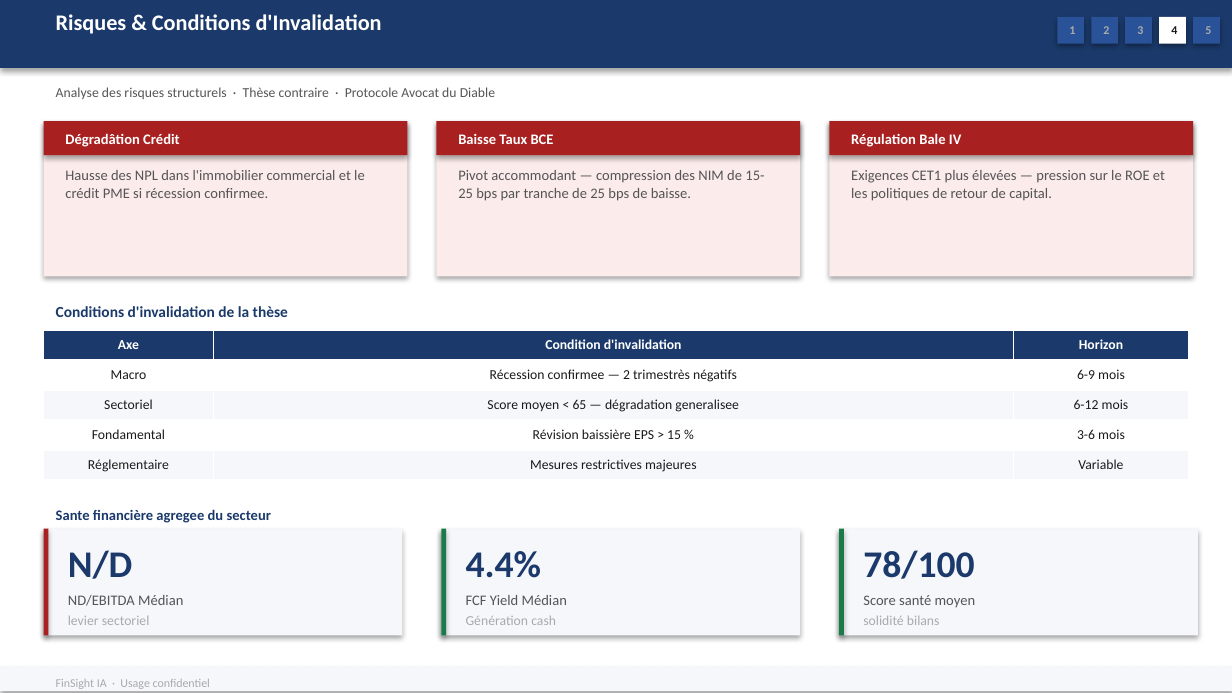
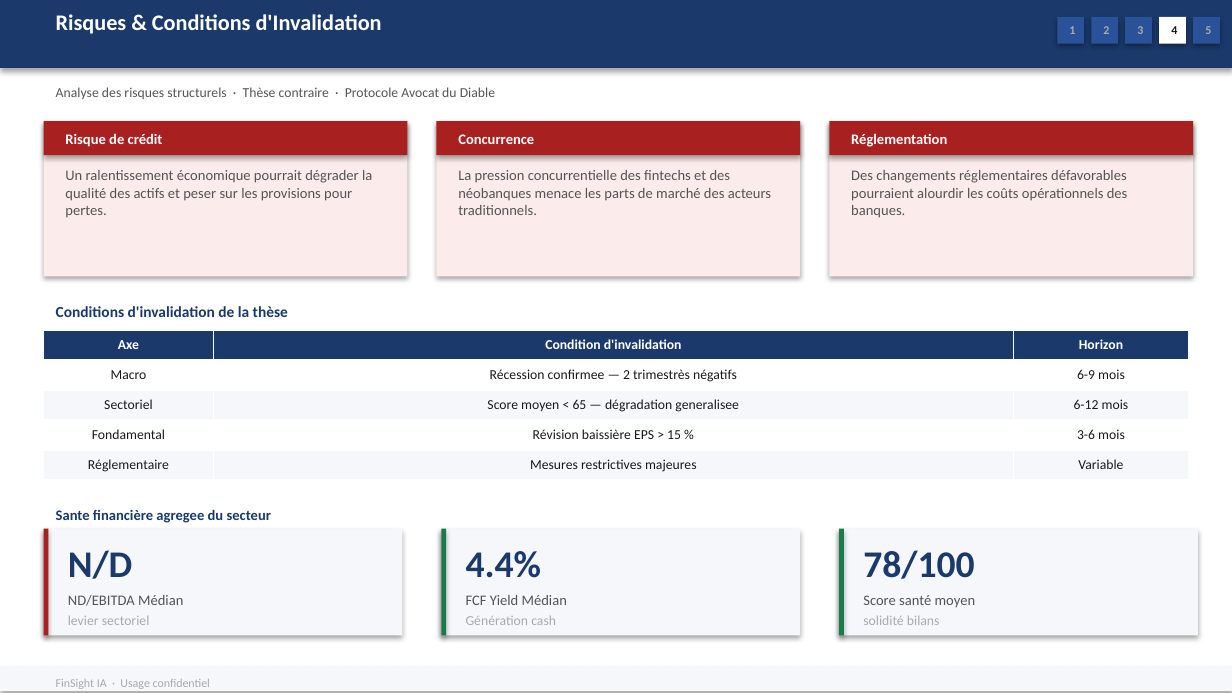
Before and after one commit to baptistejeh07-art/finsight-ia, a slide deck: slide 18 of preview/secteur_Financial_Services_S&P_500/secteur_Financial_Services_S&P_500.pptx. Drawn at 1232x693 pixels with LibreOffice and Linux fonts; fonts in the diff are those of the drawing. Boxes give left, top, right and bottom in pixels: in the first picture for what was removed or moved away, otherwise in the second. Text is boxed around its words. In the diff, an @@ line names an element or a change of style, - is before the commit and + after.

```diff
--- a/preview/secteur_Financial_Services_S&P_500/secteur_Financial_Services_S&P_500.pptx
+++ b/preview/secteur_Financial_Services_S&P_500/secteur_Financial_Services_S&P_500.pptx
@@ text at (65, 133, 163, 147): text changed @@
-Dégradâtion Crédit
+Risque de crédit
@@ text at (458, 134, 534, 144): text changed @@
-Baisse Taux BCE
+Concurrence
@@ text at (851, 133, 947, 147): text changed @@
-Régulation Bale IV
+Réglementation
@@ text at (65, 170, 372, 218): text changed @@
-Hausse des NPL dans l'immobilier commercial et le crédit PME si récession confirmee.
+Un ralentissement économique pourrait dégrader la qualité des actifs et peser sur les provisions pour pertes.
@@ text at (458, 170, 771, 215): text changed @@
-Pivot accommodant — compression des NIM de 15-25 bps par tranche de 25 bps de baisse.
+La pression concurrentielle des fintechs et des néobanques menace les parts de marché des acteurs traditionnels.
@@ text at (851, 170, 1128, 218): text changed @@
-Exigences CET1 plus élevées — pression sur le ROE et les politiques de retour de capital.
+Des changements réglementaires défavorables pourraient alourdir les coûts opérationnels des banques.
```
Also in this commit, not shown: 5 other slides changed, 2 other files.
